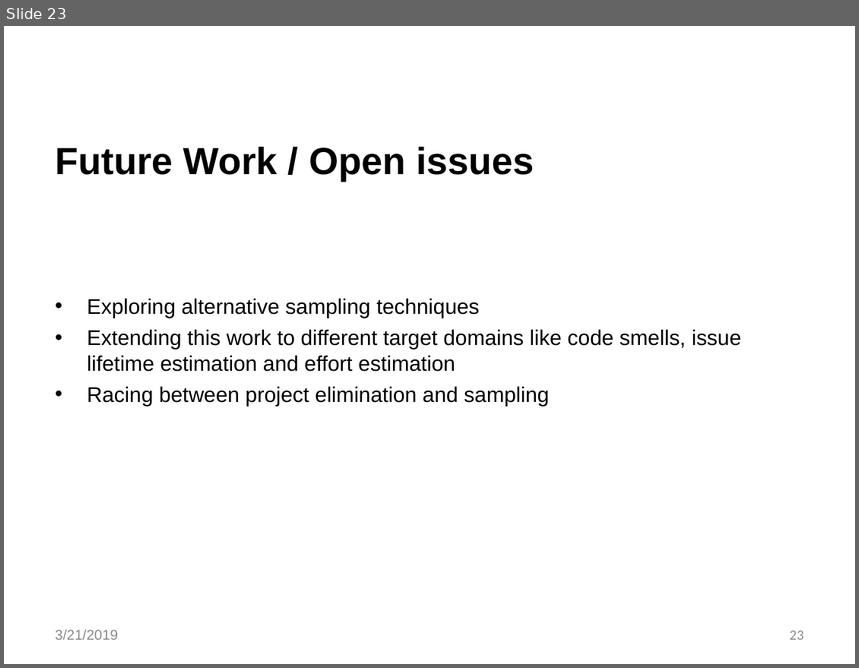
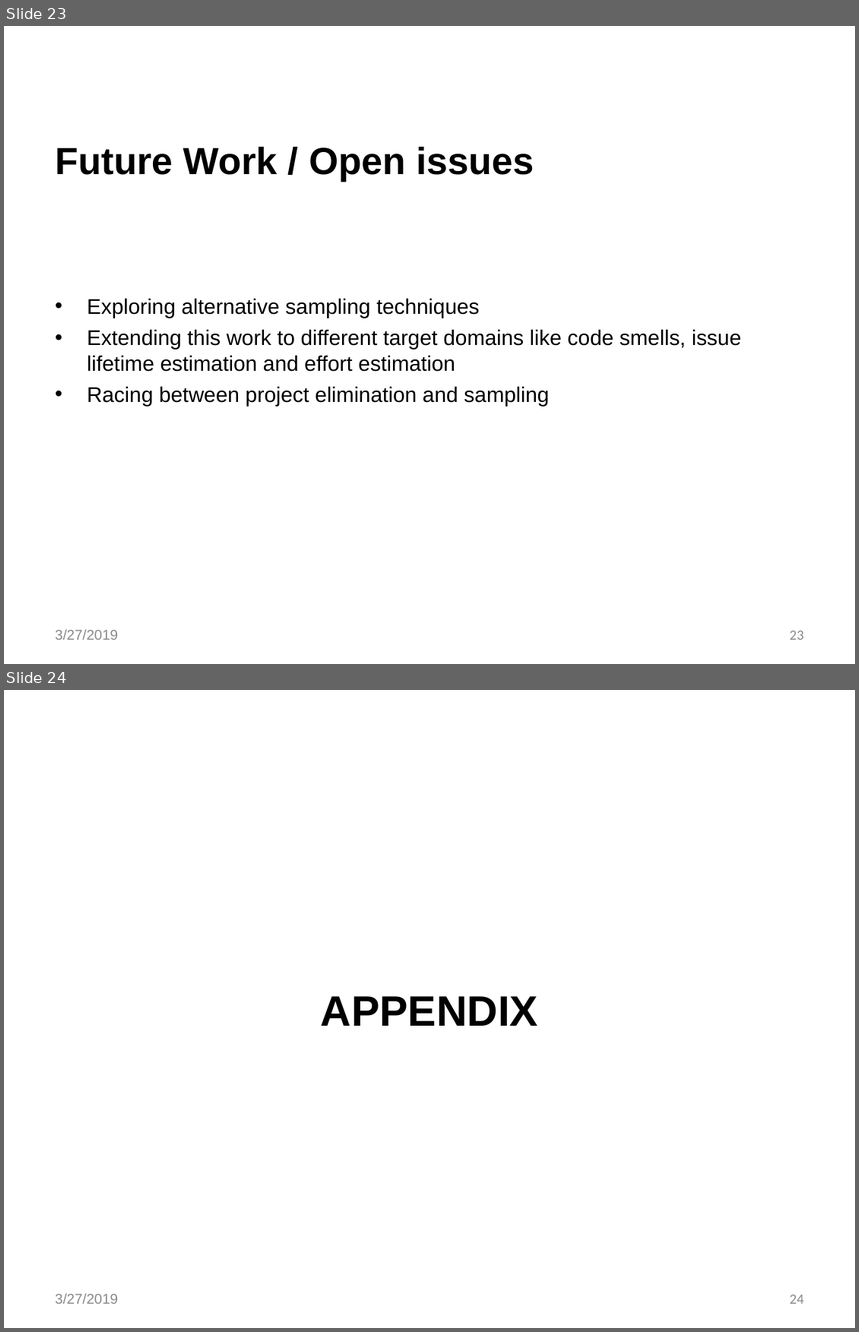
Before and after one commit to akshaynalwaya/Thesis-project-Bellwethers, a slide deck: Bellwethers.pptx. Shown one above the other, each under a label of ours: slide 23 before the commit, slides 23 and 24 after it. The pictures are 859x668 and 859x1332 pixels, drawn with LibreOffice and Linux fonts; fonts in the diff are those of the drawing; background and template pictures are left out. Boxes give left, top, right and bottom in pixels: in the first picture for what was removed or moved away, otherwise in the second. Text is boxed around its words. In the diff, an @@ line names an element or a change of style, - is before the commit and + after.

```diff
--- a/Bellwethers.pptx
+++ b/Bellwethers.pptx
@@ slide 24 added at (4,690,855,1328), background #FFFFFF @@
@@ subtitle added at (321,996,538,1026), 36 pt, text #000000, bold @@
+APPENDIX
@@ text added at (55,1293,118,1304), 12 pt, text #888888 @@
+3/27/2019
@@ page number added at (790,1295,804,1304), 12 pt, text #888888 @@
+24
@@ slide 23 changed as well @@
@@ text at (55,629,118,640): text changed @@
-3/21/2019
+3/27/2019
```
Also in this commit, not shown: 22 other slides changed, 4 other slides added, 11 other files.
